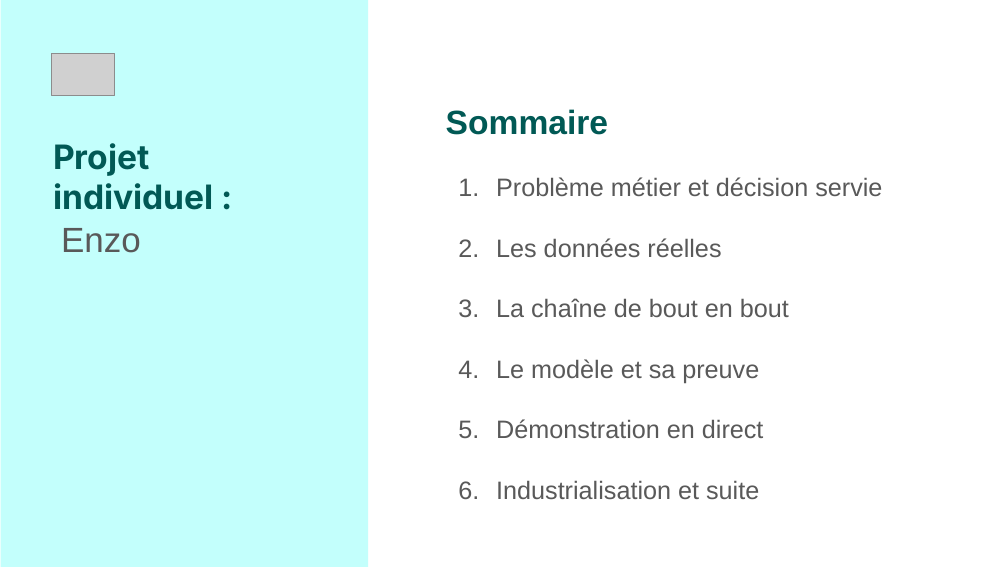
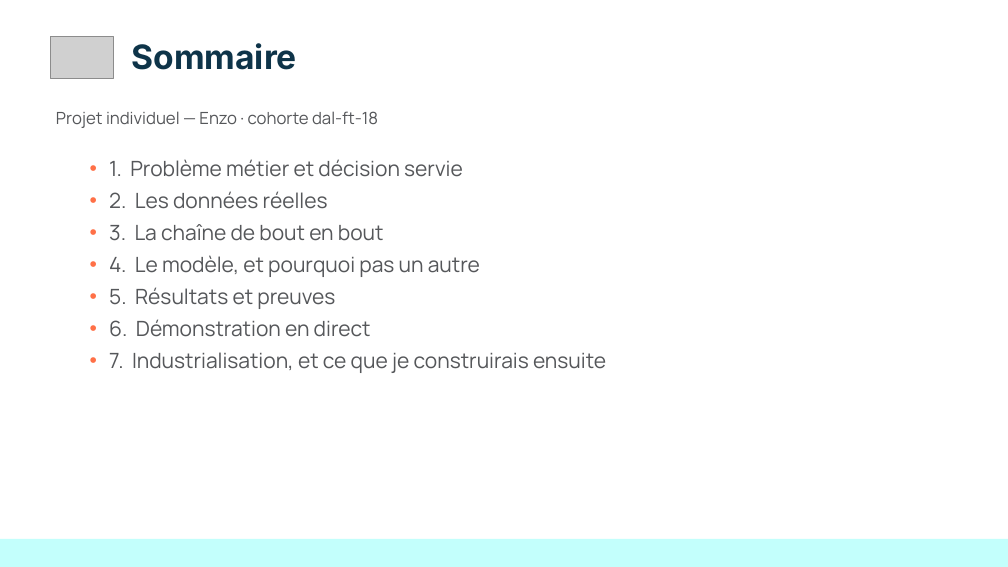
Before and after one commit to KinSushi/reviewpulse-pipeline, a slide deck: slide 2 of docs/presentation/ReviewPulse_DemoDay.pptx. Drawn at 1008x567 pixels with LibreOffice and Linux fonts; fonts in the diff are those of the drawing; grey boxes stand for pictures. Boxes give left, top, right and bottom in pixels: in the first picture for what was removed or moved away, otherwise in the second. Text is boxed around its words. In the diff, an @@ line names an element or a change of style, - is before the commit and + after.

```diff
--- a/docs/presentation/ReviewPulse_DemoDay.pptx
+++ b/docs/presentation/ReviewPulse_DemoDay.pptx
@@ rectangle removed at bbox=[1, 0, 369, 566] @@
@@ picture: place and size @@
-picture at bbox=[51, 53, 115, 96]
+picture at bbox=[50, 36, 113, 79]
@@ text added at bbox=[132, 43, 297, 70], 24 pt, text #0E3449, bold @@
+Sommaire
@@ text added at bbox=[56, 111, 378, 128], 12 pt, text #55575A @@
+Projet individuel — Enzo · cohorte dal-ft-18
@@ title removed at bbox=[53, 143, 214, 210] @@
-Projet individuel :
@@ text at bbox=[109, 159, 606, 373]: text changed; size 18 to 15 pt; font Arial to Manrope; text colour #595959 to #55575A @@
-Sommaire
-1. Problème métier et décision servie
-2. Les données réelles
-3. La chaîne de bout en bout
-4. Le modèle et sa preuve
-5. Démonstration en direct
-6. Industrialisation et suite
+• 1. Problème métier et décision servie
+• 2. Les données réelles
+• 3. La chaîne de bout en bout
+• 4. Le modèle, et pourquoi pas un autre
+• 5. Résultats et preuves
+• 6. Démonstration en direct
+• 7. Industrialisation, et ce que je construirais ensuite
@@ text removed at bbox=[61, 228, 141, 253] @@
-Enzo
@@ rectangle added at bbox=[0, 539, 1008, 567], fill #C3FFFC @@
```
Also in this commit, not shown: 7 other slides changed, 13 other files.
